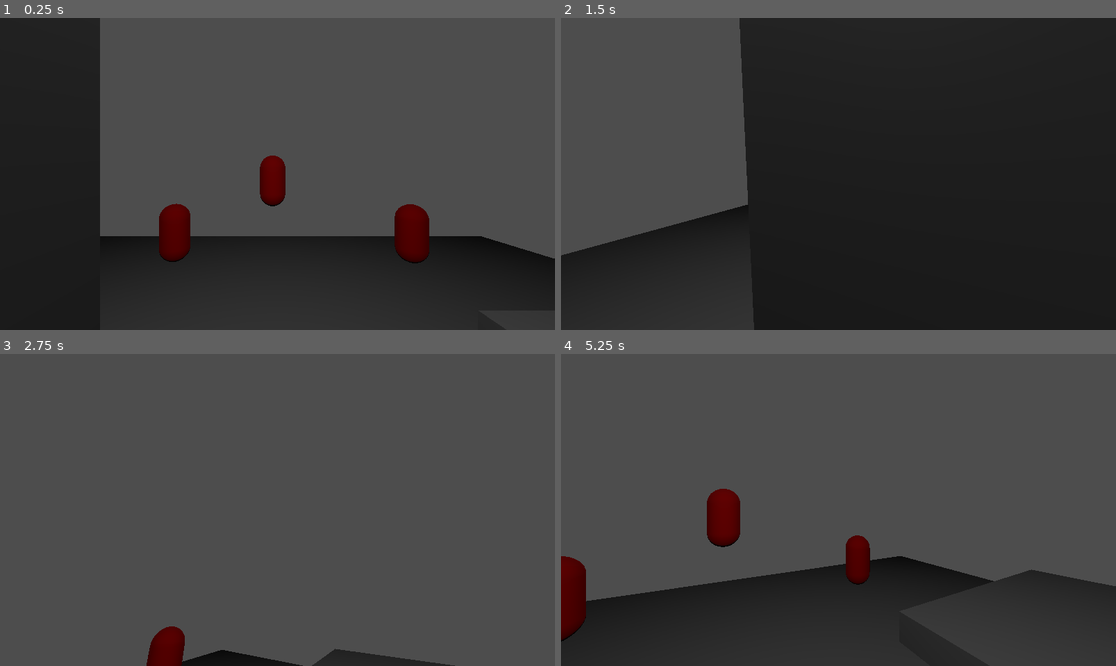
Above: before the commit, frames 1-4 (two rows, left to right).
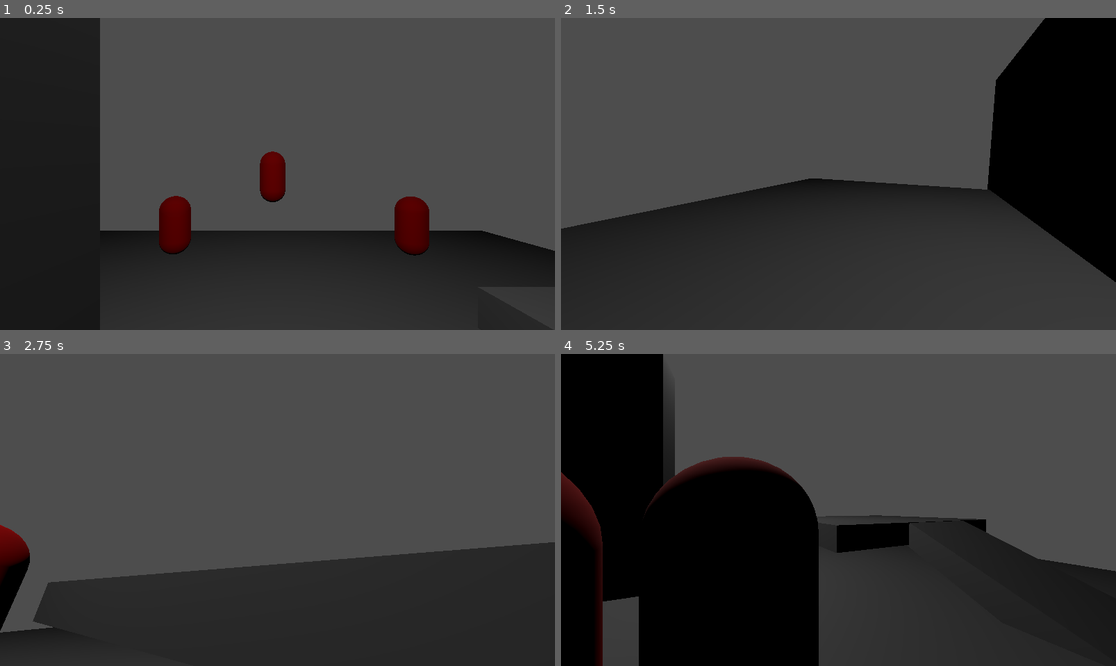
Above: after the commit, the same moments.

Repository: EstebanGonzalez20/Shattered-Echoes
Game: Godot game, scene res://Testing/Enemies_AI/test_enemies.tscn
The game is run twice, just before and just after one commit, with the same random seed, the same clock (stepped at 60 frames per second) and the same inputs.
Inputs (mouse positions are in pixels of both pictures, inside the frame that each line leads up to):
- Up to frame 1 (0.25 s): no input
- Up to frame 2 (1.5 s): move the mouse to (866, 174) at 0.52 s; hold W (move_forward) from 0.53 s (still down); click (866, 174) at 0.6 s; tap Space (jump) at 0.77 s; move the mouse to (810, 174) at 1.27 s; right-click (810, 174) at 1.35 s
- Up to frame 3 (2.75 s): keep holding W (move_forward); tap Space (jump) at 1.52 s; move the mouse to (288, 503) at 2.02 s; click (288, 503) at 2.1 s
- Up to frame 4 (5.25 s): keep holding W (move_forward); move the mouse to (832, 516) at 2.77 s; right-click (832, 516) at 2.85 s; tap Space (jump) at 3.02, 3.77, 4.52 s; move the mouse to (877, 513) at 3.52 s; click (877, 513) at 3.6 s; move the mouse to (794, 506) at 4.27 s; right-click (794, 506) at 4.35 s; move the mouse to (844, 510) at 5.02 s; click (844, 510) at 5.1 s

The runs differ from the first frame. In frame 1, 2.1% of the frame differs, in the area x 18-100%, y 42-79%; in frame 2, 55%, in the area x 0-100%, y 0-100%; in frame 3, 31%; in frame 4, 43%.
Error before the commit: Invalid access to property or key 'speed' on a base object of type 'Resource (Movement)'. (res://Engine/Systems/player_movement_system.gd:23)

Commit message:
Se arregla el movimiento de los proyectiles

Diff:
--- a/Content/Characters/player.tscn
+++ b/Content/Characters/player.tscn
@@ -55,18 +55,16 @@
 
 [sub_resource type="Resource" id="Resource_0u7sf"]
 script = ExtResource("9_uu26y")
-speed = 5.0
 jump_velocity = 4.0
+base_value = 5.0
 metadata/_custom_type_script = "uid://fiqspojmjr1c"
 
 [sub_resource type="Resource" id="Resource_ec6tw"]
 script = ExtResource("10_0u7sf")
-attacks_per_second = 1.0
 metadata/_custom_type_script = "uid://bi0qxqhedesed"
 
 [sub_resource type="Resource" id="Resource_rj5p2"]
 script = ExtResource("11_lidmn")
-damage = 10.0
 metadata/_custom_type_script = "uid://be2y0o30ucagp"
 
 [sub_resource type="Resource" id="Resource_0awg1"]
--- a/Content/Enemies/enemy.tscn
+++ b/Content/Enemies/enemy.tscn
@@ -18,8 +18,8 @@
 
 [sub_resource type="Resource" id="Resource_2t4ei"]
 script = ExtResource("2_cv27q")
-speed = 2.0
 jump_velocity = 2.0
+base_value = 3.0
 
 [sub_resource type="Resource" id="Resource_n3jev"]
 script = ExtResource("3_61iar")
--- a/Engine/Components/Resource/Stadistics/movement.gd
+++ b/Engine/Components/Resource/Stadistics/movement.gd
@@ -1,4 +1,4 @@
-class_name Movement extends Component
+class_name Movement extends StatComponent
 
 func get_type() -> StringName:
 	return &"Movement"
--- a/Engine/Resources/skill_resource.gd
+++ b/Engine/Resources/skill_resource.gd
@@ -1,4 +1,4 @@
 class_name SkillResource extends Resource
 
 ## Diccionario con los efectos de una habilidad.
-@export var effects: Dictionary[Global.EffectType, SkillEffect]
+@export var effects: Dictionary[Globals.EffectType, SkillEffect]
--- a/Engine/Systems/attack_system.gd
+++ b/Engine/Systems/attack_system.gd
@@ -10,7 +10,7 @@
 	if task.damage != null:
 		health_effect = health_effects.Damage
 		var damage_comp := Damage.new()
-		damage_comp.damage = task.damage
+		damage_comp.base_value = task.damage
 		attack_instance_entity.add_component(damage_comp)
 
 	if task.healing != null:
--- a/Engine/Systems/collision_system.gd
+++ b/Engine/Systems/collision_system.gd
@@ -26,7 +26,7 @@
 				var task: DamageEntityTask = DamageEntityTask.new()
 				var other_entity_damage: Damage = other_entity.get_component("Damage")
 
-				task.damage_value = other_entity_damage.damage
+				task.damage_value = other_entity_damage.base_value
 				task.entity = hurtbox.get_parent().get_node("EntityComponent")
 				tasks.append(task)
 
--- a/Engine/Systems/enemy_movement_system.gd
+++ b/Engine/Systems/enemy_movement_system.gd
@@ -18,11 +18,11 @@
 
 	if distance > 0.1:
 		direction = direction.normalized()
-		target_velocity = direction * enemy_move.speed
+		target_velocity = direction * enemy_move.base_value
 
 	# aceleración de 0.5 segundos
 	var accel_time = 0.5
-	var acceleration = enemy_move.speed / accel_time
+	var acceleration = enemy_move.base_value / accel_time
 
 	var current_horizontal = Vector3(enemy_move.velocity.x, 0, enemy_move.velocity.z)
 
--- a/Engine/Systems/player_movement_system.gd
+++ b/Engine/Systems/player_movement_system.gd
@@ -17,11 +17,11 @@
 		Vector3(player_input.move_vector.x, 0, player_input.move_vector.y)).normalized()
 
 	if dir:
-		player_move.velocity.x = dir.x * player_move.speed
-		player_move.velocity.z = dir.z * player_move.speed
+		player_move.velocity.x = dir.x * player_move.base_value
+		player_move.velocity.z = dir.z * player_move.base_value
 	else:
-		player_move.velocity.x = move_toward(player_move.velocity.x, 0, player_move.speed)
-		player_move.velocity.z = move_toward(player_move.velocity.z, 0, player_move.speed)
+		player_move.velocity.x = move_toward(player_move.velocity.x, 0, player_move.base_value)
+		player_move.velocity.z = move_toward(player_move.velocity.z, 0, player_move.base_value)
 
 	player.velocity = player_move.velocity
 	player.move_and_slide()
--- a/Engine/Systems/projectile_movement_system.gd
+++ b/Engine/Systems/projectile_movement_system.gd
@@ -1,5 +1,4 @@
 class_name ProjectileMovementSystem extends RefCounted
 
 func movement_process(projectile: Area3D, projectile_shot_speed: ShotSpeed, delta: float):
-	var forward = -projectile.transform.basis.z.normalized()
-	projectile.translate(forward * projectile_shot_speed.shot_speed * delta)
+	projectile.global_position += -projectile.global_basis.z * projectile_shot_speed.shot_speed * delta
--- a/Engine/Systems/skill_system.gd
+++ b/Engine/Systems/skill_system.gd
@@ -38,9 +38,9 @@
 	perform_attack_task.uses = uses_effect.stat_value
 
 	perform_attack_task.shot_speed = scale_stat(shot_speed_effect, 0)
-	var final_damage = scale_stat(damage_effect, entity_dmg.damage) if damage_effect != null else null
+	var final_damage = scale_stat(damage_effect, entity_dmg.base_value) if damage_effect != null else null
 	var final_healing = scale_stat(healing_effect, entity_healing.healing) if healing_effect != null else null
-	var final_attack_speed = scale_stat(attack_speed_effect, entity_atk_speed.attacks_per_second)
+	var final_attack_speed = scale_stat(attack_speed_effect, entity_atk_speed.base_value)
 
 	if weapon != null:
 		var weapon_damage_effect := weapon.scaling_damage
